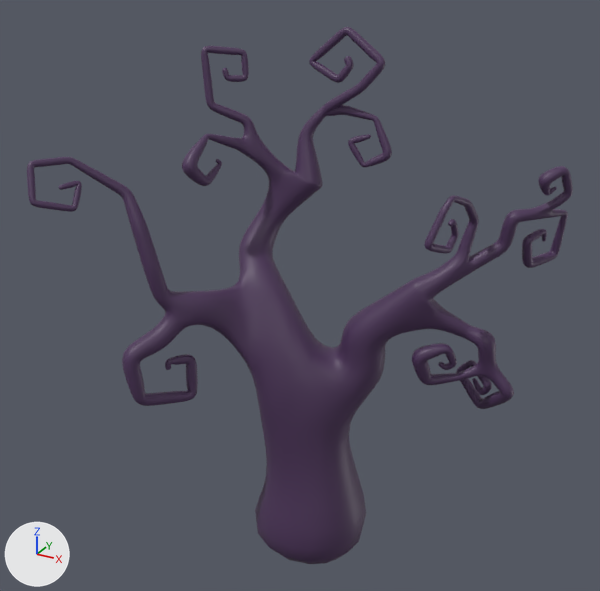
Two versions of the FBX model Assets/3D/Props/ArbreTimBurton.fbx, one commit apart.
Camera for both pictures: a camera (50 mm lens) standing at (11.42, -21.31, 20.53) and looking at (-0.05, -0.46, 10.1). The axes (+X, +Y, +Z) are drawn at lower left. The lights are the same throughout.

In view in the first picture: 'Arbre Tim Burton'.
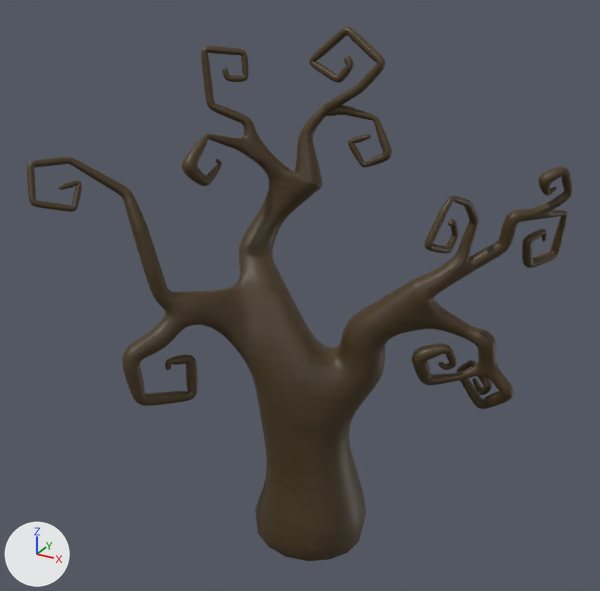
Changed parts and their boxes (x1, y1, x2, y2) in the pictures (600 x 591 px):
'Arbre Tim Burton', reshaped
    before: (27, 27, 573, 564)
    after: (27, 27, 573, 561)
part 1 of me_vert_014, deleted
    before: (269, 547, 346, 564)
part 2 of me_vert_014, recoloured (purple to brown)
    both: (27, 27, 573, 561)

Diff of the bpy script that builds the scene:
```diff
--- a/Assets/3D/Props/ArbreTimBurton.fbx.py
+++ b/Assets/3D/Props/ArbreTimBurton.fbx.py
@@ img_rotten_wood_png @@
+img_rotten_wood_png = load_image('rotten-wood.png', '../../2D/Textures/rotten-wood.png', 2056, 2056, 'sRGB')
@@ mat_wood @@
+mat_wood = principled_material('wood')
+mat_wood.texture = img_rotten_wood_png
@@ me_vert_014 @@
 # used by ob_arbre_tim_burton; location = (0.0, 0.0, 0.0)
-me_vert_014.from_pydata(...)  # 20563 vertices, 20568 faces; spans x -6.1..7.1, y -5.5..4.1, z 0.2..17.8
+me_vert_014.from_pydata(...)  # 20538 vertices, 20536 faces; spans x -6.1..7.1, y -5.5..4.1, z 0.9..17.8
+# me_vert_014 part 1
+# 25 vertices are removed from x -1.5..1.6, y -1.6..1.6, z 0.2..0.8
+# 32 faces are deleted
+# me_vert_014 part 2: 20536 faces spanning x -6.1..7.1, y -5.5..4.1, z 0.9..17.8 switch from mat_material_002 (dark purple #4c3359) to mat_wood (picture img_rotten_wood_png)
```
